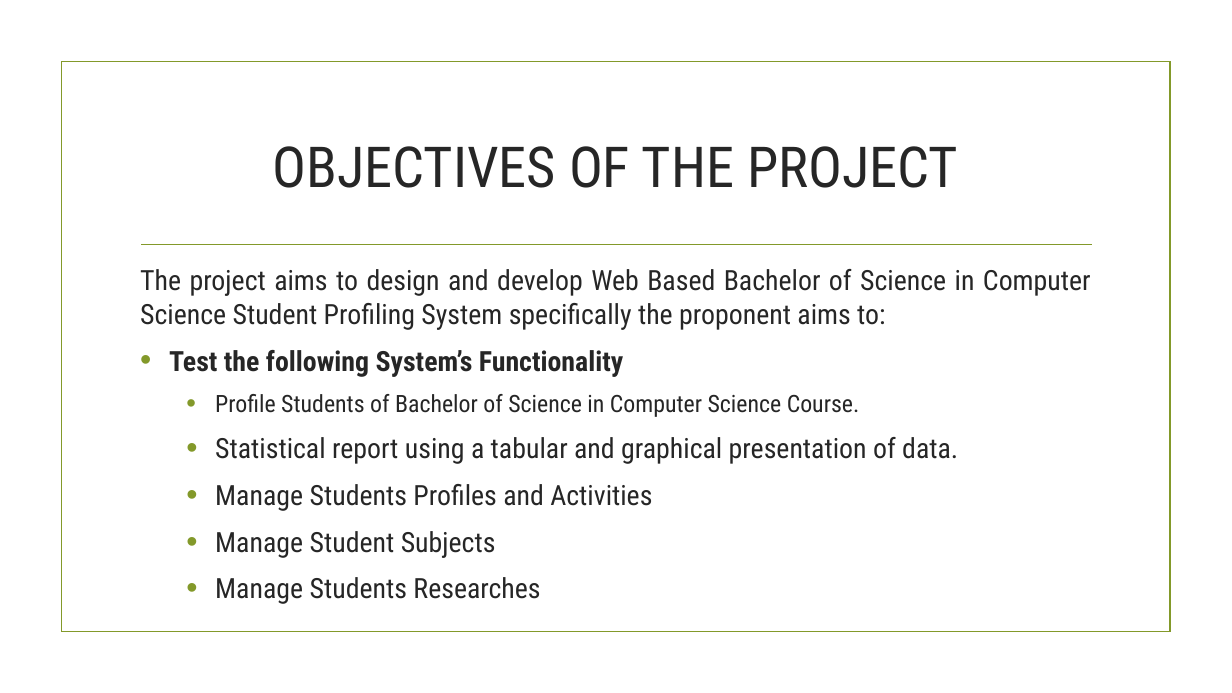
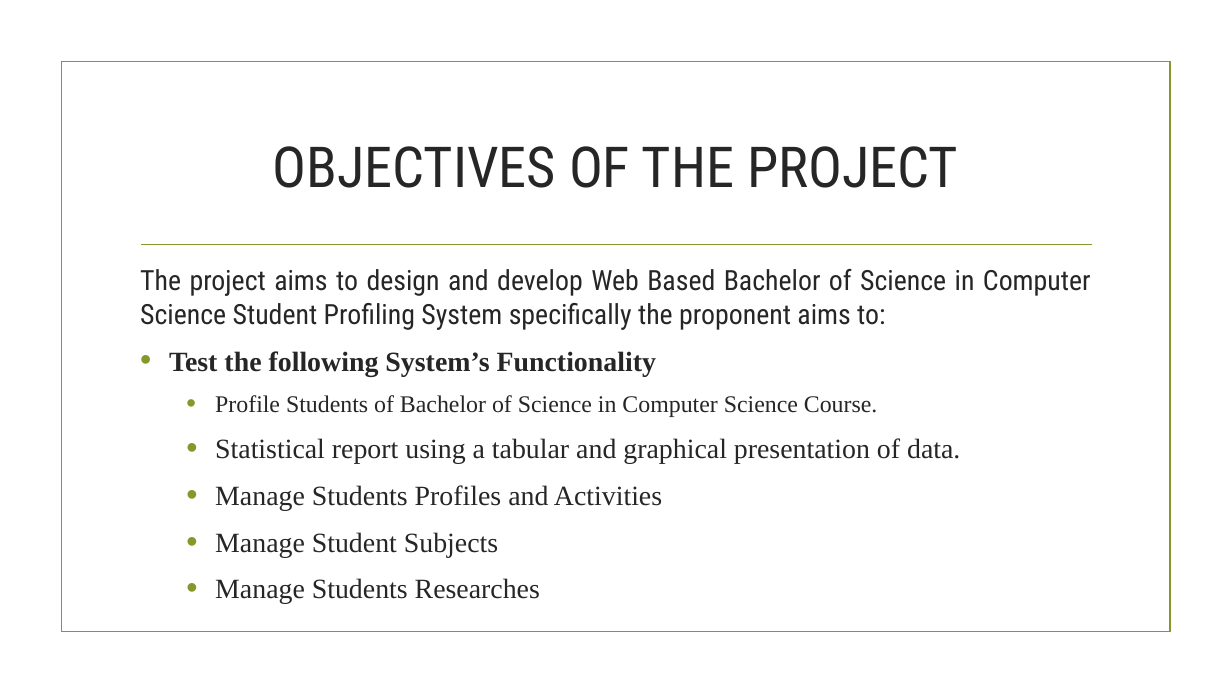
Before and after one commit to taongnyebe/BSCS-3-Profiling-System, a slide deck: slide 4 of Documentations/kath/Presentation-of-chapter-1.pptx. Drawn at 1232x693 pixels with LibreOffice and Linux fonts; fonts in the diff are those of the drawing; background and template pictures are left out. Boxes give left, top, right and bottom in pixels: in the first picture for what was removed or moved away, otherwise in the second. Text is boxed around its words. In the diff, an @@ line names an element or a change of style, - is before the commit and + after.

```diff
--- a/Documentations/kath/Presentation-of-chapter-1.pptx
+++ b/Documentations/kath/Presentation-of-chapter-1.pptx
@@ text at <box>169,351,960,604</box>: font Roboto Condensed to Times New Roman in "Test the following System’s Functionality", "Profile Students of Bachelor of Science in ...", "Statistical report using a tabular and graphical ...", "Manage Students Profiles and Activities" and 2 more places @@
```
Also in this commit, not shown: 5 other slides changed, 24 other files.
